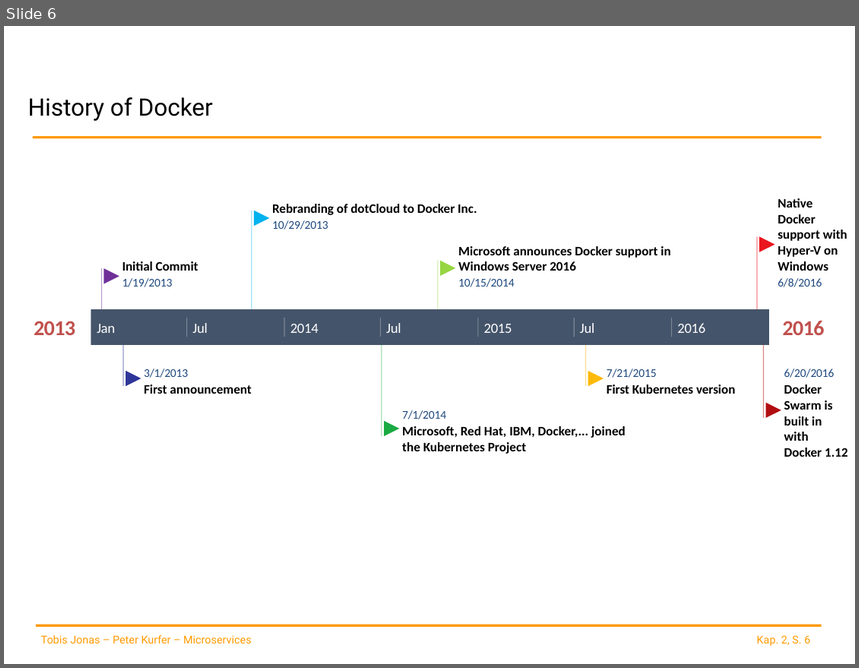
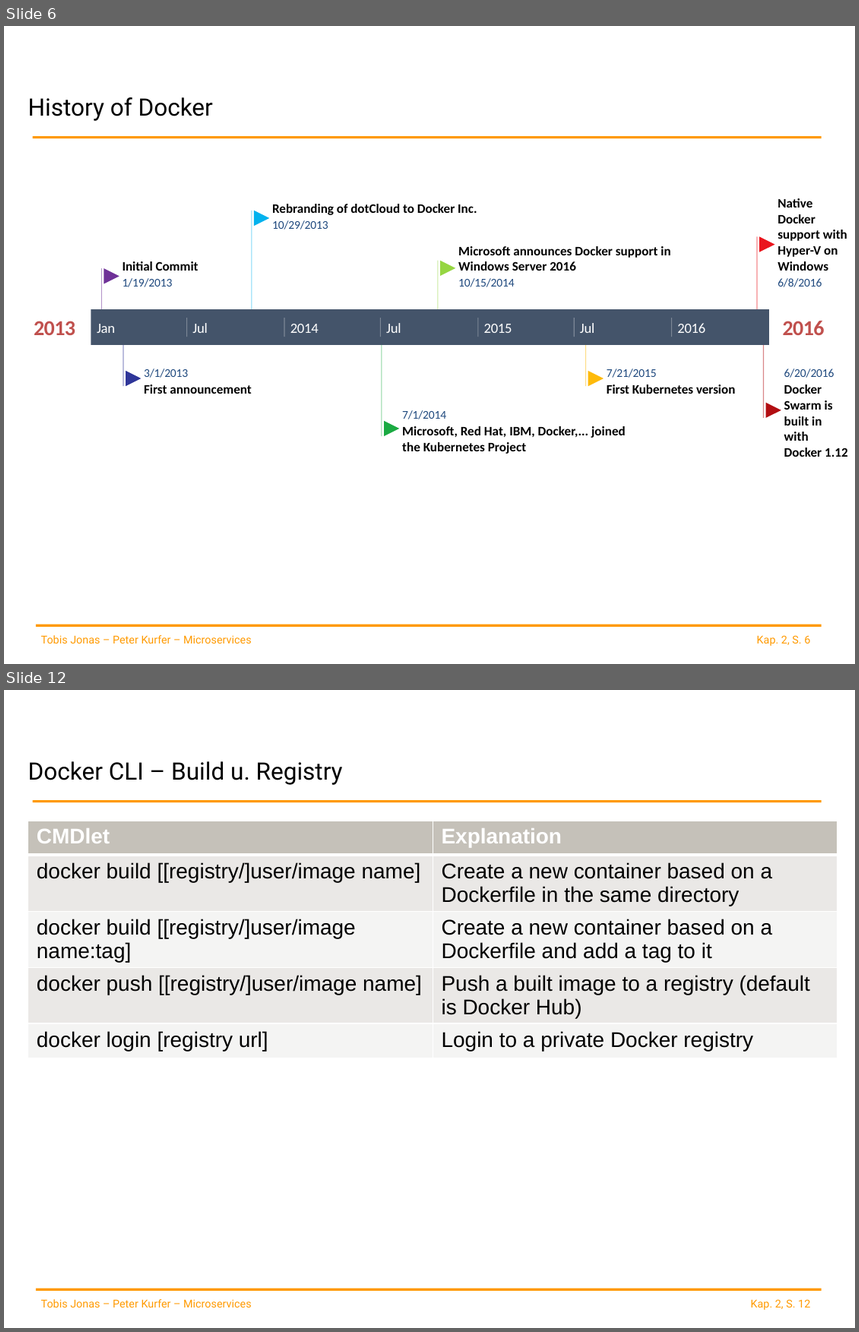
Before and after one commit to spoeck/Lectures, a slide deck: 02-Container-and-Provisioning/ContainerProvisioning.pptx. Shown one above the other, each under a label of ours: slide 6 before the commit, slides 6 and 12 after it; the slides between them are not shown. The pictures are 859x668 and 859x1332 pixels, drawn with LibreOffice and Linux fonts; fonts in the diff are those of the drawing; background and template pictures are left out. Boxes give left, top, right and bottom in pixels: in the first picture for what was removed or moved away, otherwise in the second. Text is boxed around its words. In the diff, an @@ line names an element or a change of style, - is before the commit and + after.

```diff
--- a/02-Container-and-Provisioning/ContainerProvisioning.pptx
+++ b/02-Container-and-Provisioning/ContainerProvisioning.pptx
@@ slide 12 added at [4,690,855,1328], background #FFFFFF; not listed: 4 template elements that a slide beside it also shows @@
@@ title added at [28,761,343,785], 20.3 pt, text #000000 @@
+Docker CLI – Build u. Registry
@@ table added at [28,820,838,1056], 5 rows, 2 columns @@
+CMDlet | Explanation
+docker build [[registry/]user/image name] | Create a new container based on a Dockerfile in the same directory
+docker build [[registry/]user/image name:tag] | Create a new container based on a Dockerfile and add a tag to it
+docker push [[registry/]user/image name] | Push a built image to a registry (default is Docker Hub)
+docker login [registry url] | Login to a private Docker registry
```
Also in this commit, not shown: 1 slide changed, 5 other slides added.
